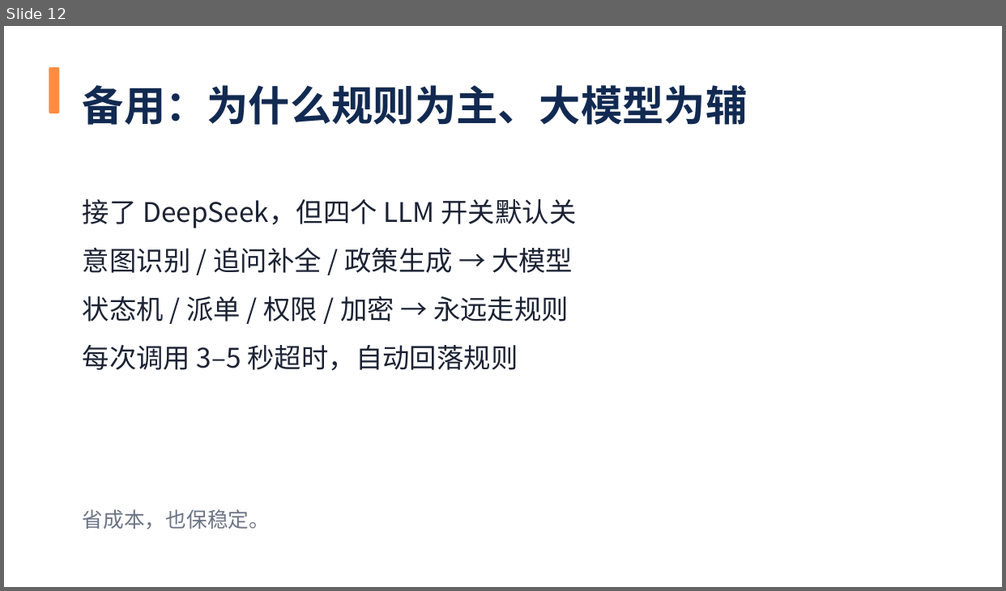
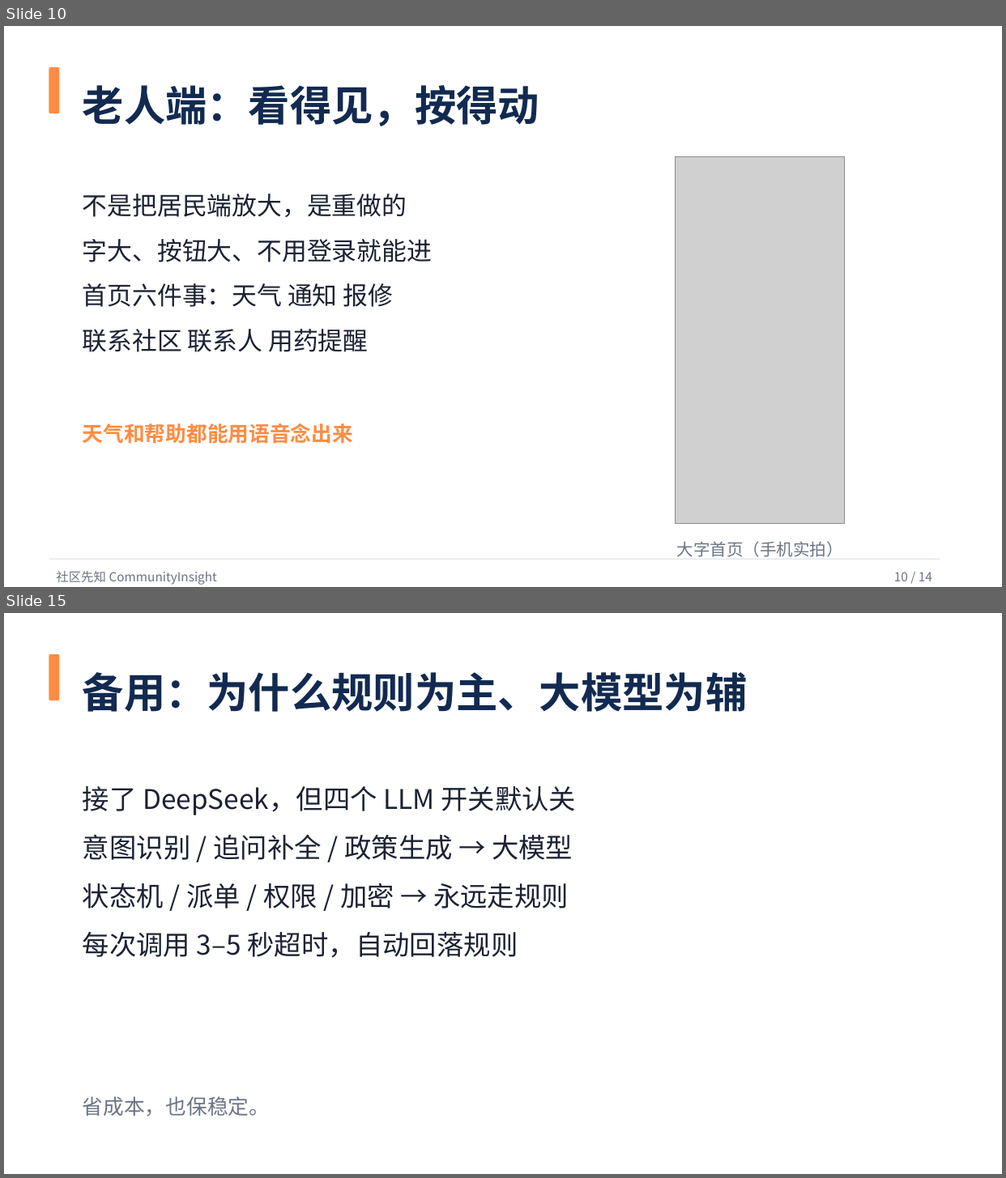
Before and after one commit to woshuofengsu/campus-insight-agent, a slide deck: docs/competition/9月22日路演-社区先知.pptx. Shown one above the other, each under a label of ours: slide 12 before the commit, slides 10 and 15 after it; the slides between them are not shown. The pictures are 1006x591 and 1006x1178 pixels, drawn with LibreOffice and Linux fonts; fonts in the diff are those of the drawing; grey boxes stand for pictures. Boxes give left, top, right and bottom in pixels: in the first picture for what was removed or moved away, otherwise in the second. Text is boxed around its words. In the diff, an @@ line names an element or a change of style, - is before the commit and + after.

```diff
--- a/docs/competition/9月22日路演-社区先知.pptx
+++ b/docs/competition/9月22日路演-社区先知.pptx
@@ slide 10 added at box(4, 26, 1002, 587), background #FFFFFF @@
@@ rounded rectangle added at box(49, 67, 59, 113), fill #FF8C42 @@
@@ text added at box(83, 85, 539, 126), 40 pt, text #122A51, bold @@
+老人端：看得见，按得动
@@ picture added at box(675, 157, 845, 524) @@
@@ text added at box(83, 194, 432, 352), 24 pt, text #1B2233 @@
+不是把居民端放大，是重做的
+字大、按钮大、不用登录就能进
+首页六件事：天气 通知 报修
+联系社区 联系人 用药提醒
@@ text added at box(83, 424, 353, 444), 20 pt, text #FF8C42, bold @@
+天气和帮助都能用语音念出来
@@ rectangle added at box(49, 559, 940, 560), fill #DDE3EE @@
@@ text added at box(677, 541, 843, 557), 16 pt, text #6B7485 @@
+大字首页（手机实拍）
@@ text added at box(56, 571, 217, 585), 12 pt, text #6B7485 @@
+社区先知 CommunityInsight
@@ text added at box(894, 572, 932, 582), 12 pt, text #6B7485 @@
+10 / 14
@@ what was slide 12 is now slide 15 @@
```
Also in this commit, not shown: 7 slides changed, 5 other slides added, 3 slides removed, 25 other files.
